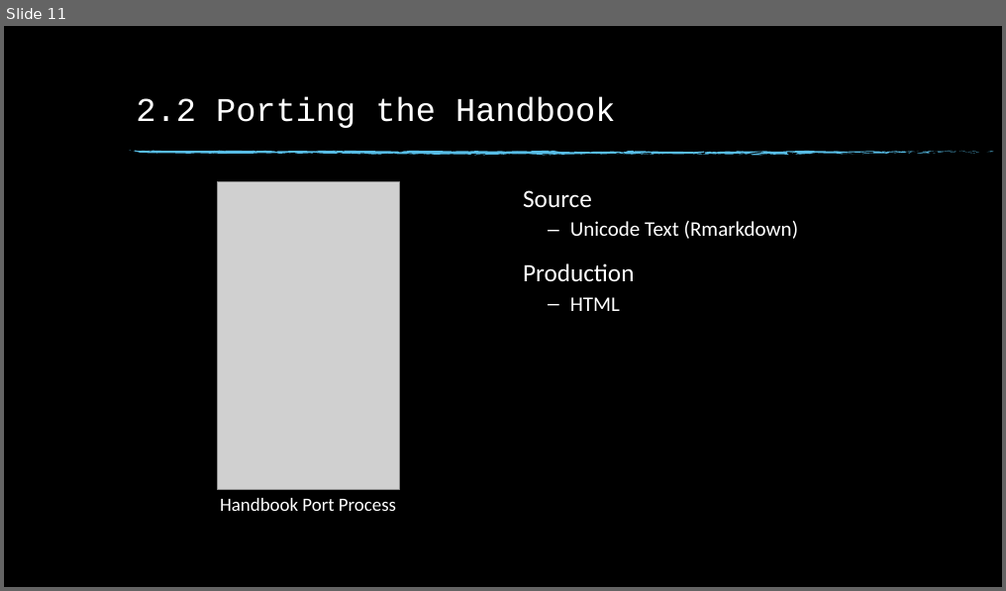
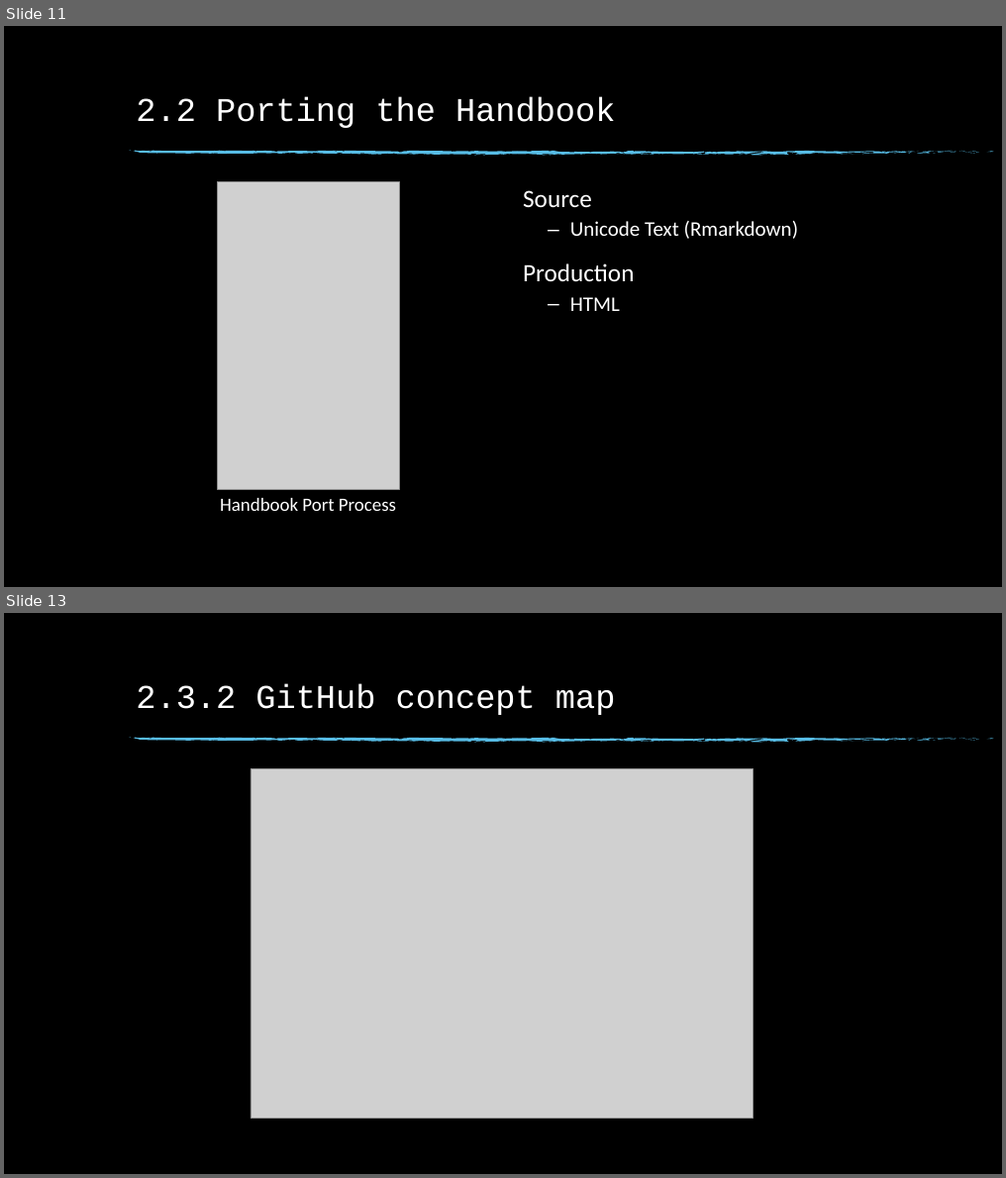
Before and after one commit to Society-of-Flight-Test-Engineers/handbook-2013, a slide deck: tutorials/2020-10-22-Symposium/porting-the-handbook.pptx. Shown one above the other, each under a label of ours: slide 11 before the commit, slides 11 and 13 after it; the slides between them are not shown. The pictures are 1006x591 and 1006x1178 pixels, drawn with LibreOffice and Linux fonts; fonts in the diff are those of the drawing; grey boxes stand for pictures; background and template pictures are left out. Boxes give left, top, right and bottom in pixels: in the first picture for what was removed or moved away, otherwise in the second. Text is boxed around its words. In the diff, an @@ line names an element or a change of style, - is before the commit and + after.

```diff
--- a/tutorials/2020-10-22-Symposium/porting-the-handbook.pptx
+++ b/tutorials/2020-10-22-Symposium/porting-the-handbook.pptx
@@ slide 13 added at [4, 613, 1002, 1174], background picture (left out); not listed: 74 template elements that a slide beside it also shows @@
@@ title added at [136, 683, 616, 715], 32 pt, text #FFFFFF @@
+2.3.2 GitHub concept map
@@ picture added at [251, 768, 752, 1118] @@
```
Also in this commit, not shown: 5 slides changed, 1 slide removed, 5 other files.
